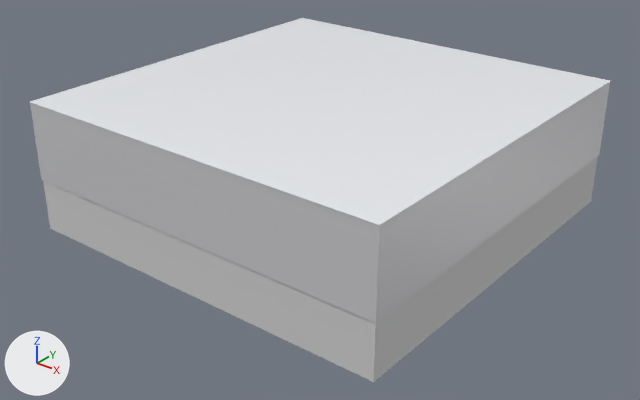
The glTF model 3d-assets/plates/decorative-concrete.glb: old version first, new version second.
The view is the same before and after, from a 50 mm camera at (0.378, -0.484, 0.209) aimed at (0.004, -0.016, -0.081). The lights are fixed; the arrows at lower left show +X, +Y and +Z. The first picture is the older version. Where no turn or scale is listed for an object, it has been applied to the vertices.

The first picture shows 'body', 'substrate', 'topcoat'.
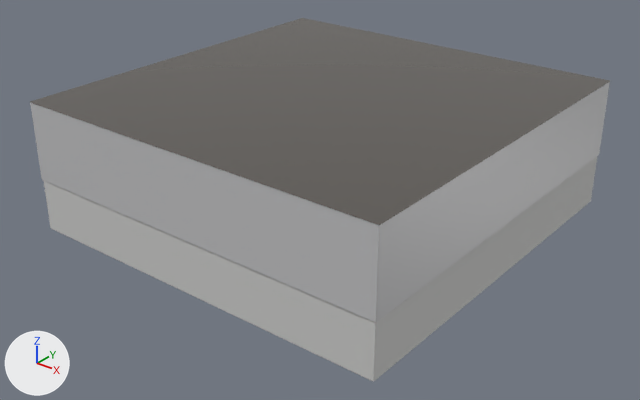
Where the newer file only moved an object's origin or applied its transform, the numbers keep the older frame.

What differs and where, as boxes [x1, y1, x2, y2] in the pictures (640 x 400 px):
'topcoat', recoloured (white to dark grey)
    both: [30, 18, 610, 225]

The change, as a list of edits to the scene's bpy script:
```text
Change mat_var_topcoat:
    mat_var_topcoat.base_color: (0.85, 0.87, 0.9) -> (0.1, 0.09, 0.08)  # white #edf0f3 -> dark grey #595550
```
